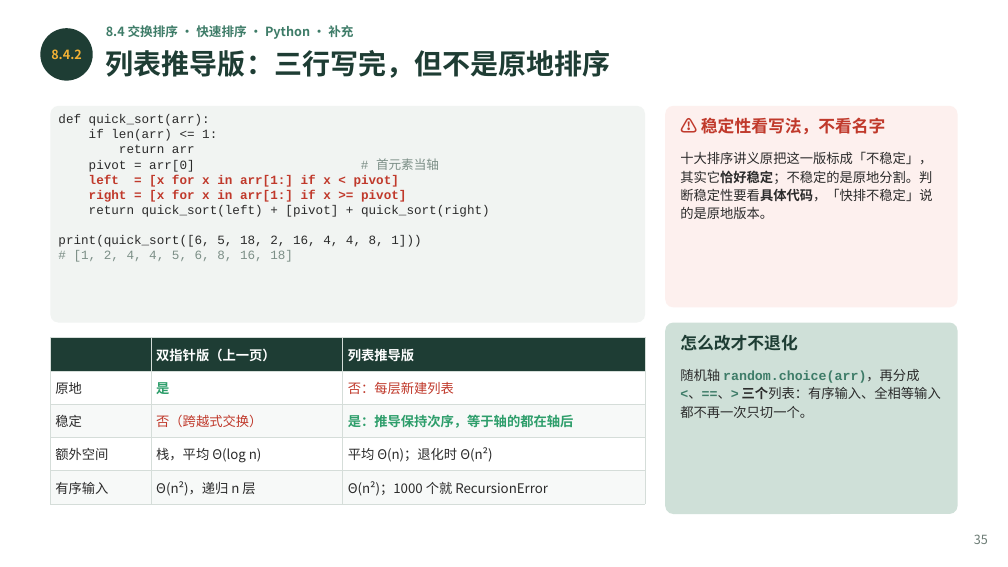
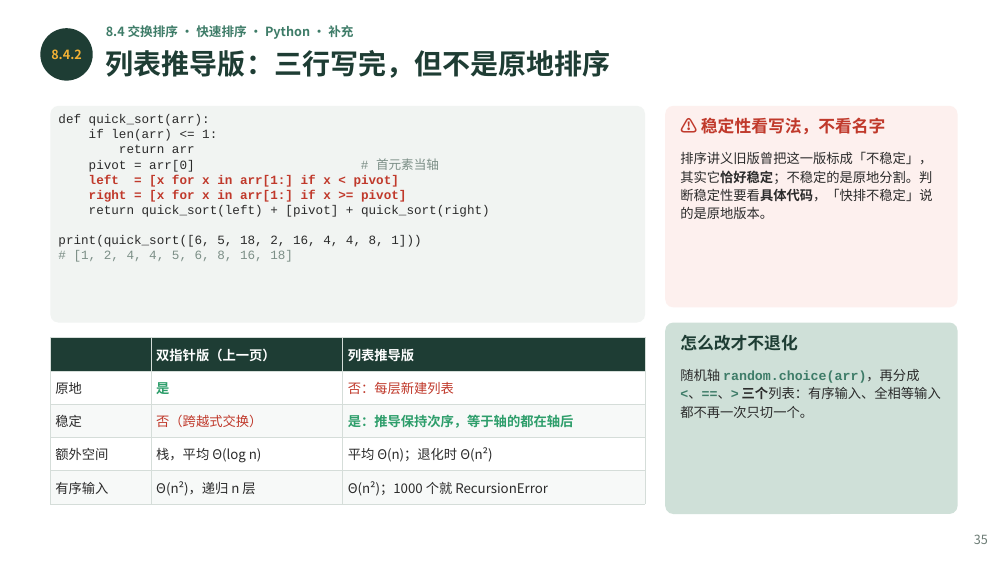
Before and after one commit to GMyhf/2026fall-cs201, a slide deck: slide 35 of courseware/202609_DSA_08_Sorting.pptx. Drawn at 1008x567 pixels with LibreOffice and Linux fonts; fonts in the diff are those of the drawing. Boxes give left, top, right and bottom in pixels: in the first picture for what was removed or moved away, otherwise in the second. Text is boxed around its words. In the diff, an @@ line names an element or a change of style, - is before the commit and + after.

```diff
--- a/courseware/202609_DSA_08_Sorting.pptx
+++ b/courseware/202609_DSA_08_Sorting.pptx
@@ text at (680,151,932,219): text changed @@
-十大排序讲义原把这一版标成「不稳定」，其实它恰好稳定；不稳定的是原地分割。判断稳定性要看具体代码，「快排不稳定」说的是原地版本。
+排序讲义旧版曾把这一版标成「不稳定」，其实它恰好稳定；不稳定的是原地分割。判断稳定性要看具体代码，「快排不稳定」说的是原地版本。
```
Also in this commit, not shown: 1 other slide changed, 3 other files.
